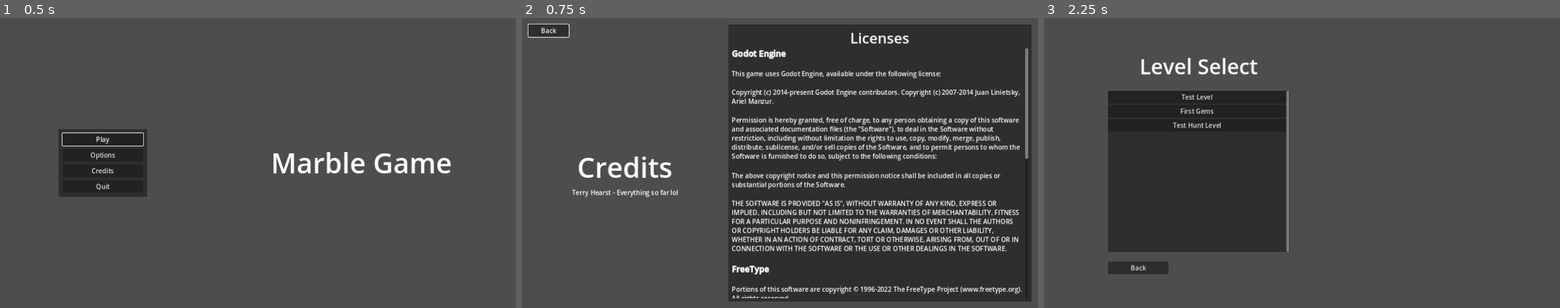
Above: before the commit, frames 1-3 (left to right).
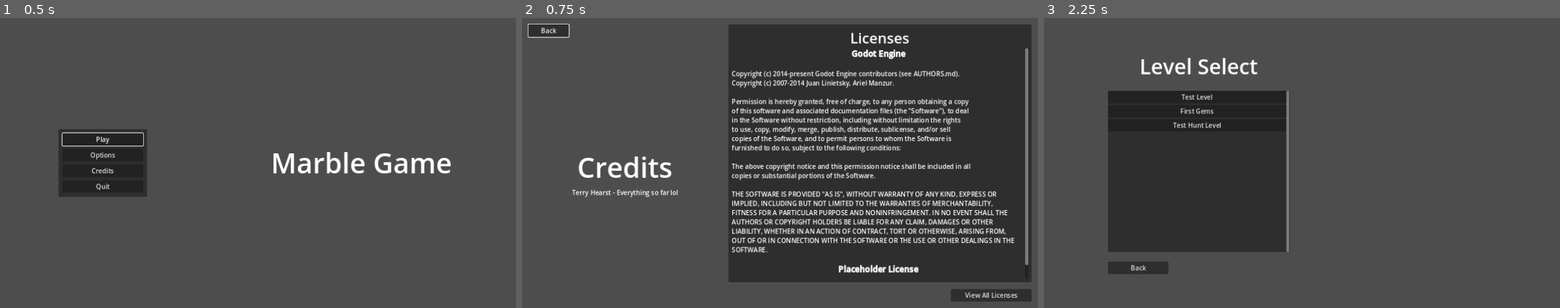
Above: after the commit, the same moments.

Repository: thearst3rd/godot4-marble-game
Game: Godot game, scene res://src/states/menu/main_menu.tscn
Two runs of this game, one before a commit and one after it. Both use one fixed random seed, a clock stepped at 60 frames per second and the inputs below.
Inputs:
- Up to frame 1 (0.5 s): no input
- Up to frame 2 (0.75 s): click "Credits" at 0.5 s
- Up to frame 3 (2.25 s): click "Back" at 1.25 s; click "Play" at 2 s

Frame 1 is identical in both runs. In frame 2, 17% of the frame differs, in the area x 40-99%, y 10-98%; in frame 3, nothing differs.

Commit message:
Future-proof credits screen (hopefully)
It's annoying needing to make sure this screen is up to date, though it
doesn't change much. Here I'm using the built-in engine stuff to
exhaustively print all licenses possible, so there should be no possible
issues anymore.

Diff:
--- a/src/states/menu/credits_menu.gd
+++ b/src/states/menu/credits_menu.gd
@@ -3,16 +3,76 @@
 
 const SCROLL_SPEED := 1000.0
 
-@onready var licenses_scroll_bar := (%LicensesText as RichTextLabel).get_v_scroll_bar()
+
+var licenses: Array = [
+	["Godot Engine", Engine.get_license_text().strip_edges()],
+	["Placeholder License", "Here I can put the license of addons I use or something"],
+]
+
+var licenses_text := ""
+var engine_licenses_text := ""
+var showing_engine_licenses := false
+
+
+@onready var back_button: Button = %BackButton
+@onready var licenses_button: Button = %LicensesButton
+
+@onready var licenses_title: Label = %LicensesTitle
+@onready var licenses_label: RichTextLabel = %LicensesLabel
+@onready var licenses_scroll_bar: VScrollBar = licenses_label.get_v_scroll_bar()
 
 
 func _ready() -> void:
-	%BackButton.grab_focus()
+	back_button.grab_focus()
+
+	# Don't allow up/down to move between back and license buttons, since that will scroll. Right/left will work.
+	back_button.focus_neighbor_bottom = back_button.get_path()
+	licenses_button.focus_neighbor_top = licenses_button.get_path()
+
+	for license in licenses:
+		if not licenses_text.is_empty():
+			licenses_text += "\n\n"
+		licenses_text += "[center][font_size=20][b]" + license[0] + "[/b][/font_size][/center]\n\n"
+		licenses_text += license[1]
+	licenses_label.text = licenses_text
+
+	# These engine license/copyright functions are not incredibly obvious how to usefully extract information from.
+	# This is similar to how it's done in the "About Godot" -> "Third-party Licenses" -> "All Components" screen
+	for info in Engine.get_copyright_info():
+		if not engine_licenses_text.is_empty():
+			engine_licenses_text += "\n\n"
+		engine_licenses_text += "[center][font_size=20][b]" + info.name + "[/b][/font_size][/center]\n"
+		#engine_licenses_text += str(info.parts)
+		for part in info.parts:
+			for copyright in part.copyright:
+				engine_licenses_text += "\n(c) " + copyright
+			engine_licenses_text += "\nLicense: " + part.license
+
+	var engine_licenses := Engine.get_license_info()
+	for license in engine_licenses:
+		engine_licenses_text += "\n\n[center][font_size=20][b]" + license + "[/b][/font_size][/center]\n\n"
+		engine_licenses_text += engine_licenses[license]
+
 
 
 func _process(delta: float) -> void:
-	licenses_scroll_bar.value += Input.get_axis("ui_up", "ui_down") * delta * SCROLL_SPEED
+	var scroll_amount := Input.get_axis("ui_up", "ui_down")
+	licenses_scroll_bar.value += scroll_amount * delta * SCROLL_SPEED
 
 
 func _on_back_button_pressed() -> void:
 	get_tree().change_scene_to_file("res://src/states/menu/main_menu.tscn")
+
+
+func _on_licenses_button_pressed() -> void:
+	licenses_scroll_bar.value = 0
+	if showing_engine_licenses:
+		licenses_title.text = "Licences"
+		licenses_label.text = licenses_text
+		licenses_button.text = licenses_button.text.replace("Hide", "View")
+		showing_engine_licenses = false
+	else:
+		licenses_title.text = "Third-party Components and Licenses"
+		licenses_label.text = engine_licenses_text
+		licenses_button.text = licenses_button.text.replace("View", "Hide")
+		showing_engine_licenses = true
--- a/src/states/menu/credits_menu.tscn
+++ b/src/states/menu/credits_menu.tscn
@@ -16,16 +16,6 @@
 grow_horizontal = 2
 grow_vertical = 2
 script = ExtResource("1_bo6n4")
-
-[node name="BackButton" type="Button" parent="."]
-unique_name_in_owner = true
-custom_minimum_size = Vector2(100, 0)
-layout_mode = 0
-offset_left = 16.0
-offset_top = 16.0
-offset_right = 116.0
-offset_bottom = 47.0
-text = "Back"
 
 [node name="Credits" type="Control" parent="."]
 layout_mode = 1
@@ -69,13 +59,14 @@
 offset_left = 7.67996
 offset_top = 16.0
 offset_right = -16.0
-offset_bottom = -16.0
+offset_bottom = -64.0
 grow_horizontal = 2
 grow_vertical = 2
 metadata/_edit_layout_mode = 1
 metadata/_edit_use_custom_anchors = true
 
-[node name="Title" type="Label" parent="Licenses"]
+[node name="LicensesTitle" type="Label" parent="Licenses"]
+unique_name_in_owner = true
 layout_mode = 1
 anchors_preset = 10
 anchor_right = 1.0
@@ -86,7 +77,7 @@
 label_settings = SubResource("LabelSettings_shsbi")
 horizontal_alignment = 1
 
-[node name="LicensesText" type="RichTextLabel" parent="Licenses"]
+[node name="LicensesLabel" type="RichTextLabel" parent="Licenses"]
 unique_name_in_owner = true
 layout_mode = 1
 anchors_preset = 15
@@ -100,41 +91,34 @@
 grow_vertical = 2
 size_flags_horizontal = 3
 bbcode_enabled = true
-text = "[font_size=20][b]Godot Engine[/b][/font_size]
-
-This game uses Godot Engine, available under the following license:
-
-Copyright (c) 2014-present Godot Engine contributors. Copyright (c) 2007-2014 Juan Linietsky, Ariel Manzur.
-
-Permission is hereby granted, free of charge, to any person obtaining a copy of this software and associated documentation files (the \"Software\"), to deal in the Software without restriction, including without limitation the rights to use, copy, modify, merge, publish, distribute, sublicense, and/or sell copies of the Software, and to permit persons to whom the Software is furnished to do so, subject to the following conditions:
-
-The above copyright notice and this permission notice shall be included in all copies or substantial portions of the Software.
-
-THE SOFTWARE IS PROVIDED \"AS IS\", WITHOUT WARRANTY OF ANY KIND, EXPRESS OR IMPLIED, INCLUDING BUT NOT LIMITED TO THE WARRANTIES OF MERCHANTABILITY, FITNESS FOR A PARTICULAR PURPOSE AND NONINFRINGEMENT. IN NO EVENT SHALL THE AUTHORS OR COPYRIGHT HOLDERS BE LIABLE FOR ANY CLAIM, DAMAGES OR OTHER LIABILITY, WHETHER IN AN ACTION OF CONTRACT, TORT OR OTHERWISE, ARISING FROM, OUT OF OR IN CONNECTION WITH THE SOFTWARE OR THE USE OR OTHER DEALINGS IN THE SOFTWARE.
-
-[font_size=20][b]FreeType[/b][/font_size]
-
-Portions of this software are copyright © 1996-2022 The FreeType Project (www.freetype.org). All rights reserved.
-
-[font_size=20][b]ENet[/b][/font_size]
-
-Copyright (c) 2002-2020 Lee Salzman
-
-Permission is hereby granted, free of charge, to any person obtaining a copy of this software and associated documentation files (the \"Software\"), to deal in the Software without restriction, including without limitation the rights to use, copy, modify, merge, publish, distribute, sublicense, and/or sell copies of the Software, and to permit persons to whom the Software is furnished to do so, subject to the following conditions:
-
-The above copyright notice and this permission notice shall be included in all copies or substantial portions of the Software.
-
-THE SOFTWARE IS PROVIDED \"AS IS\", WITHOUT WARRANTY OF ANY KIND, EXPRESS OR IMPLIED, INCLUDING BUT NOT LIMITED TO THE WARRANTIES OF MERCHANTABILITY, FITNESS FOR A PARTICULAR PURPOSE AND NONINFRINGEMENT. IN NO EVENT SHALL THE AUTHORS OR COPYRIGHT HOLDERS BE LIABLE FOR ANY CLAIM, DAMAGES OR OTHER LIABILITY, WHETHER IN AN ACTION OF CONTRACT, TORT OR OTHERWISE, ARISING FROM, OUT OF OR IN CONNECTION WITH THE SOFTWARE OR THE USE OR OTHER DEALINGS IN THE SOFTWARE.
-
-[font_size=20][b]Mbed TLS[/b][/font_size]
-
-Copyright The Mbed TLS Contributors
-
-Licensed under the Apache License, Version 2.0 (the \"License\"); you may not use this file except in compliance with the License. You may obtain a copy of the License at
-
-http://www.apache.org/licenses/LICENSE-2.0
-
-Unless required by applicable law or agreed to in writing, software distributed under the License is distributed on an \"AS IS\" BASIS, WITHOUT WARRANTIES OR CONDITIONS OF ANY KIND, either express or implied. See the License for the specific language governing permissions and limitations under the License."
 metadata/_edit_layout_mode = 1
 
+[node name="BackButton" type="Button" parent="."]
+unique_name_in_owner = true
+custom_minimum_size = Vector2(100, 0)
+layout_mode = 0
+offset_left = 16.0
+offset_top = 16.0
+offset_right = 116.0
+offset_bottom = 47.0
+text = "Back"
+
+[node name="LicensesButton" type="Button" parent="."]
+unique_name_in_owner = true
+custom_minimum_size = Vector2(200, 0)
+layout_mode = 1
+anchors_preset = 3
+anchor_left = 1.0
+anchor_top = 1.0
+anchor_right = 1.0
+anchor_bottom = 1.0
+offset_left = -216.0
+offset_top = -47.0
+offset_right = -16.0
+offset_bottom = -16.0
+grow_horizontal = 0
+grow_vertical = 0
+text = "View All Licenses"
+
 [connection signal="pressed" from="BackButton" to="." method="_on_back_button_pressed"]
+[connection signal="pressed" from="LicensesButton" to="." method="_on_licenses_button_pressed"]
